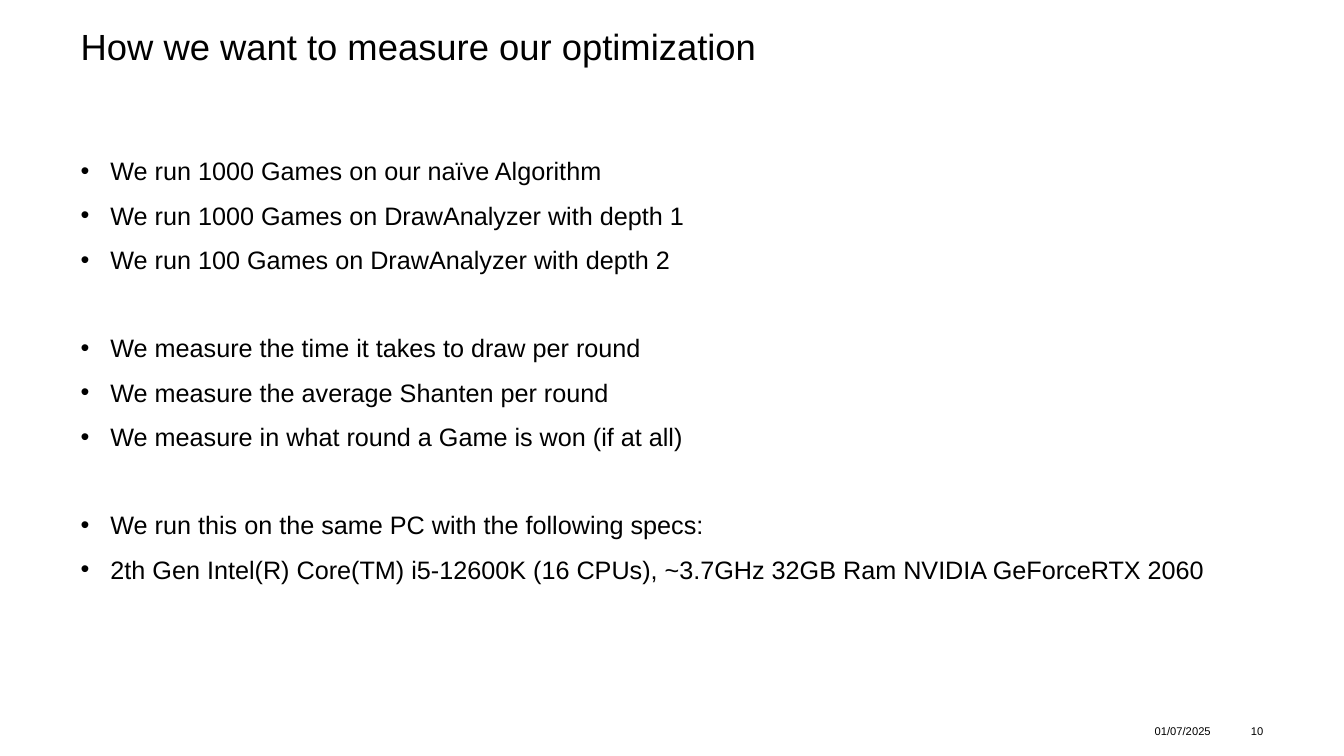
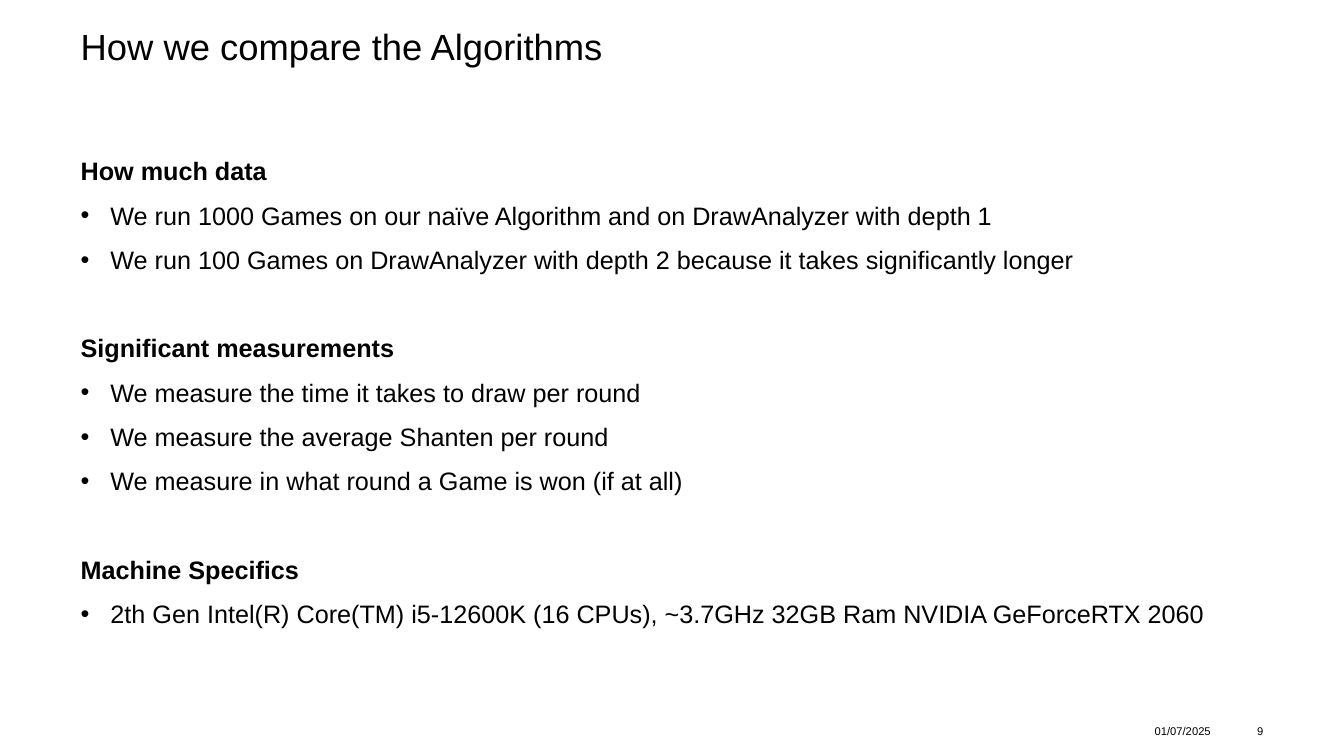
Before and after one commit to adidell01/MahjongOptimization, a slide deck: slide 9 of ProjectPresentation_asadikovic_jlyrer.pptx (slide 10 before the commit). Drawn at 1344x756 pixels with LibreOffice and Linux fonts; fonts in the diff are those of the drawing; background and template pictures are left out. Boxes give left, top, right and bottom in pixels: in the first picture for what was removed or moved away, otherwise in the second. Text is boxed around its words. In the diff, an @@ line names an element or a change of style, - is before the commit and + after.

```diff
--- a/ProjectPresentation_asadikovic_jlyrer.pptx
+++ b/ProjectPresentation_asadikovic_jlyrer.pptx
@@ title at [81, 33, 603, 67]: text changed @@
-How we want to measure our optimization
+How we compare the Algorithms
@@ text at [81, 161, 1073, 363]: text changed @@
-• We run 1000 Games on our naïve Algorithm
-• We run 1000 Games on DrawAnalyzer with depth 1
-• We run 100 Games on DrawAnalyzer with depth 2
+How much data
+• We run 1000 Games on our naïve Algorithm and on DrawAnalyzer with depth 1
+• We run 100 Games on DrawAnalyzer with depth 2 because it takes significantly longer
+Significant measurements
@@ text at [81, 560, 299, 584]: text changed; bold on @@
-• We run this on the same PC with the following specs:
+Machine Specifics
@@ page number at [1257, 727, 1263, 735]: text changed @@
-10
+9
```
Also in this commit, not shown: 9 other slides changed, 2 slides removed, 1 other file.
